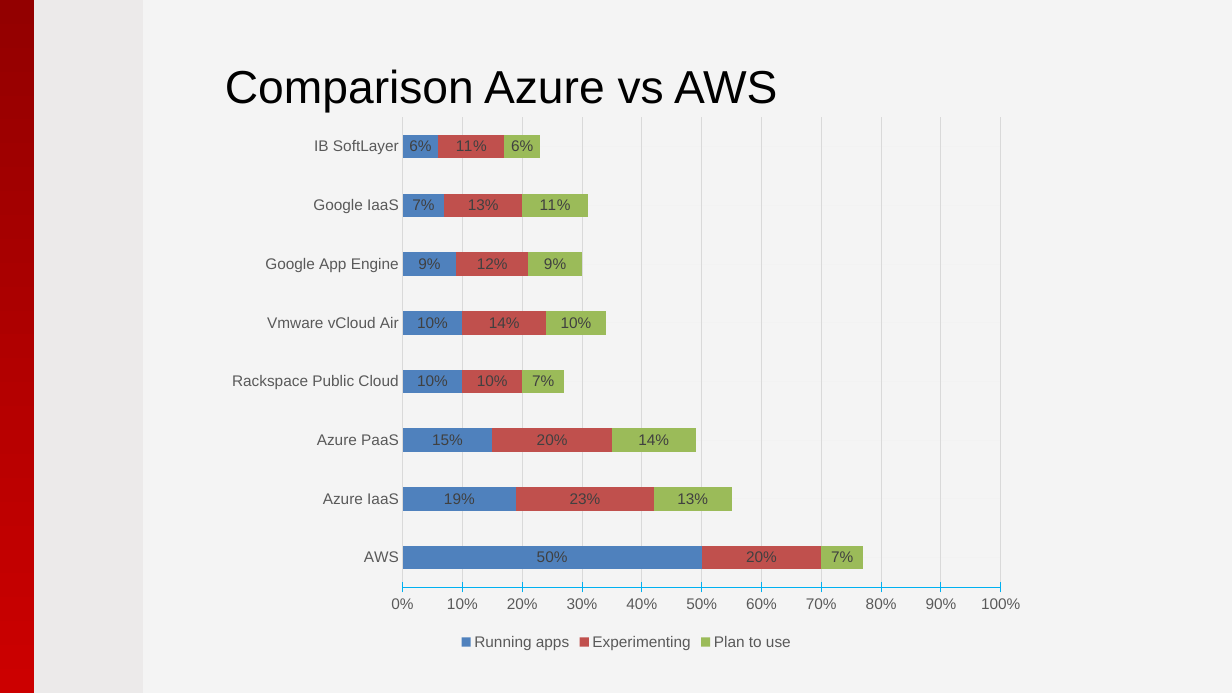
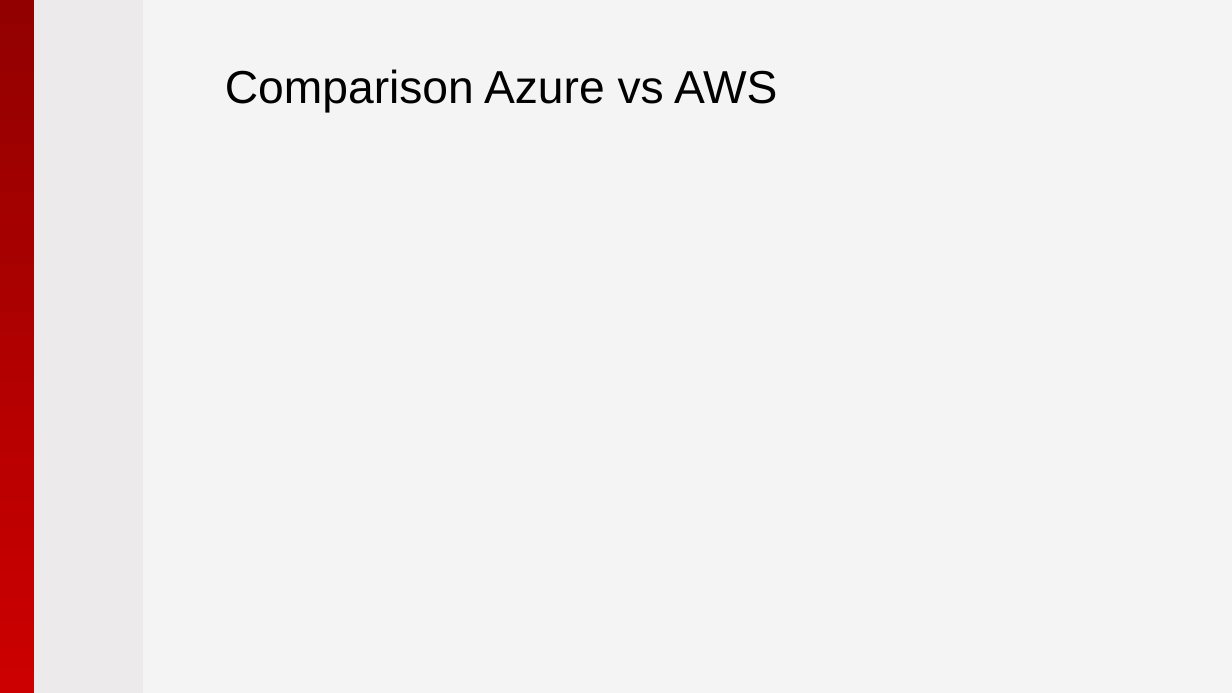
Before and after one commit to pryabov/Hackathon-2015, a slide deck: slide 8 of Presentation/2015 - Microsoft Azure.pptx. Drawn at 1232x693 pixels with LibreOffice and Linux fonts; fonts in the diff are those of the drawing; background and template pictures are left out. Boxes give left, top, right and bottom in pixels: in the first picture for what was removed or moved away, otherwise in the second. Text is boxed around its words. In the diff, an @@ line names an element or a change of style, - is before the commit and + after.

Commit message:
Update presentation

```diff
--- a/Presentation/2015 - Microsoft Azure.pptx
+++ b/Presentation/2015 - Microsoft Azure.pptx
@@ bar stacked chart removed at bbox=[215, 106, 1037, 654] @@
-categories: AWS, Azure IaaS, Azure PaaS, Rackspace Public Cloud, Vmware vCloud Air, Google App Engine, Google IaaS, IB SoftLayer
-Running apps: 0.5, 0.19, 0.15, 0.1, 0.1, 0.09, 0.07, 0.06
-Experimenting: 0.2, 0.23, 0.2, 0.1, 0.14, 0.12, 0.13, 0.11
-Plan to use: 0.07, 0.13, 0.14, 0.07, 0.1, 0.09, 0.11, 0.06
```
Also in this commit, not shown: 4 other slides changed, 3 other files.
